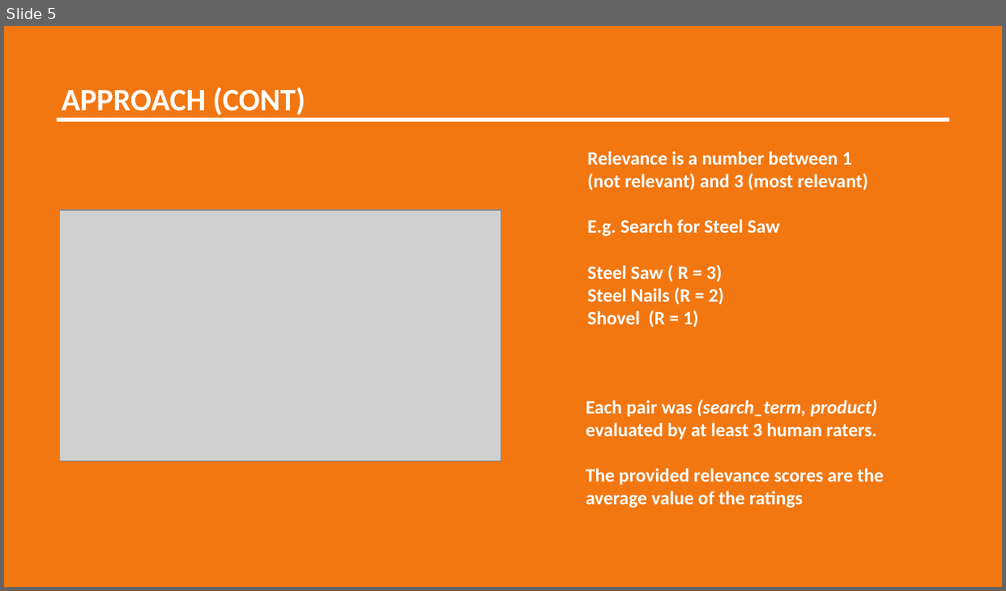
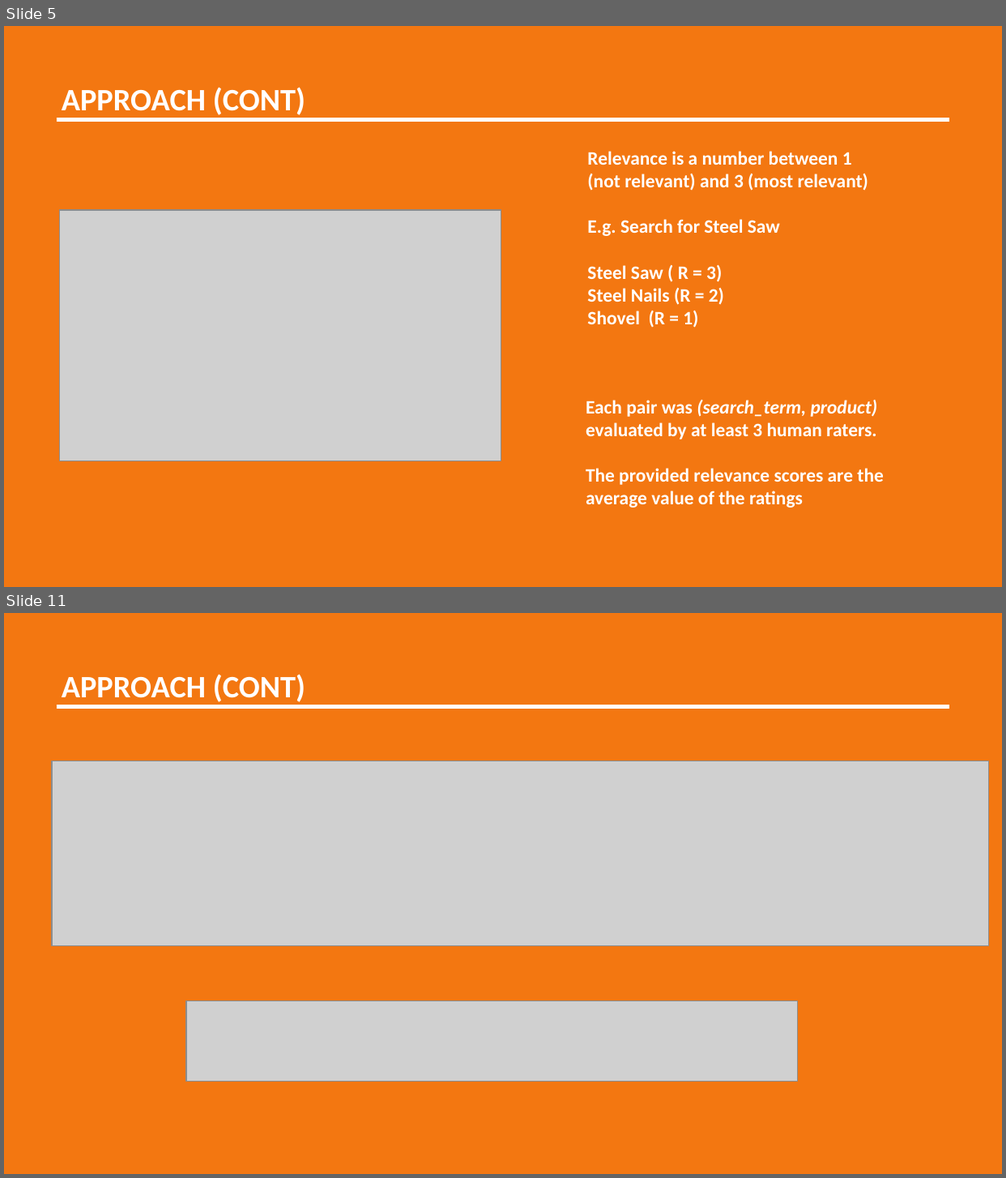
Before and after one commit to misrab/homework, a slide deck: BrandonWong/Project/Presentation.pptx. Shown one above the other, each under a label of ours: slide 5 before the commit, slides 5 and 11 after it; the slides between them are not shown. The pictures are 1006x591 and 1006x1178 pixels, drawn with LibreOffice and Linux fonts; fonts in the diff are those of the drawing; grey boxes stand for pictures. Boxes give left, top, right and bottom in pixels: in the first picture for what was removed or moved away, otherwise in the second. Text is boxed around its words. In the diff, an @@ line names an element or a change of style, - is before the commit and + after.

```diff
--- a/BrandonWong/Project/Presentation.pptx
+++ b/BrandonWong/Project/Presentation.pptx
@@ slide 11 added at (x1=4, y1=613, x2=1002, y2=1174), background #FFFFFF @@
@@ rectangle added at (x1=4, y1=613, x2=1002, y2=1174), fill #F37711 @@
@@ text added at (x1=62, y1=674, x2=305, y2=705), 23 pt, text #FFFFFF, bold @@
+APPROACH (CONT)
@@ line added from (57, 707) to (949, 707), #FFFFFF 3 pt @@
@@ picture added at (x1=52, y1=761, x2=988, y2=946) @@
@@ picture added at (x1=186, y1=1001, x2=797, y2=1081) @@
```
Also in this commit, not shown: 1 slide changed, 5 other slides added, 1 slide removed, 5 other files.
